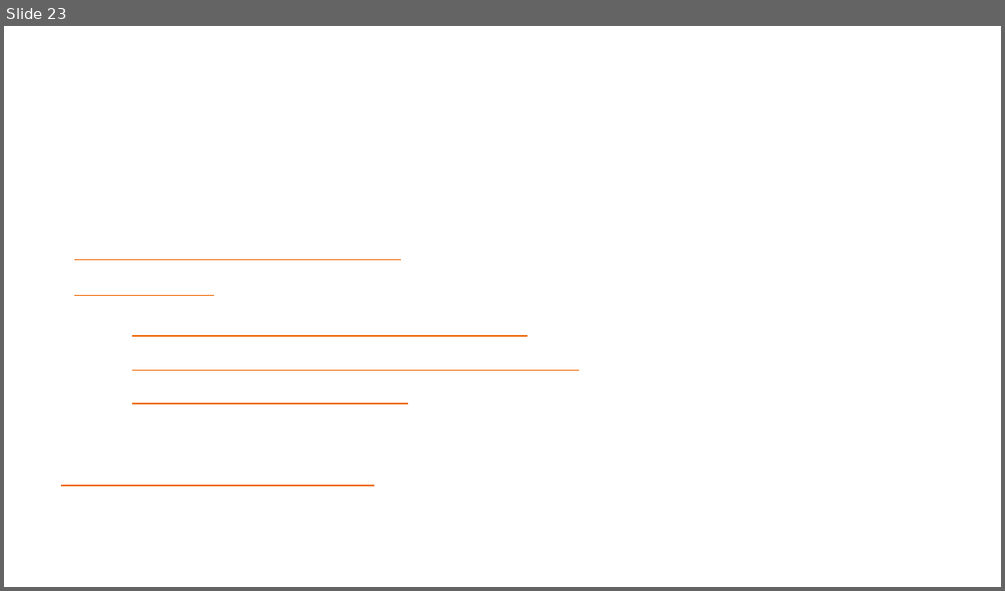
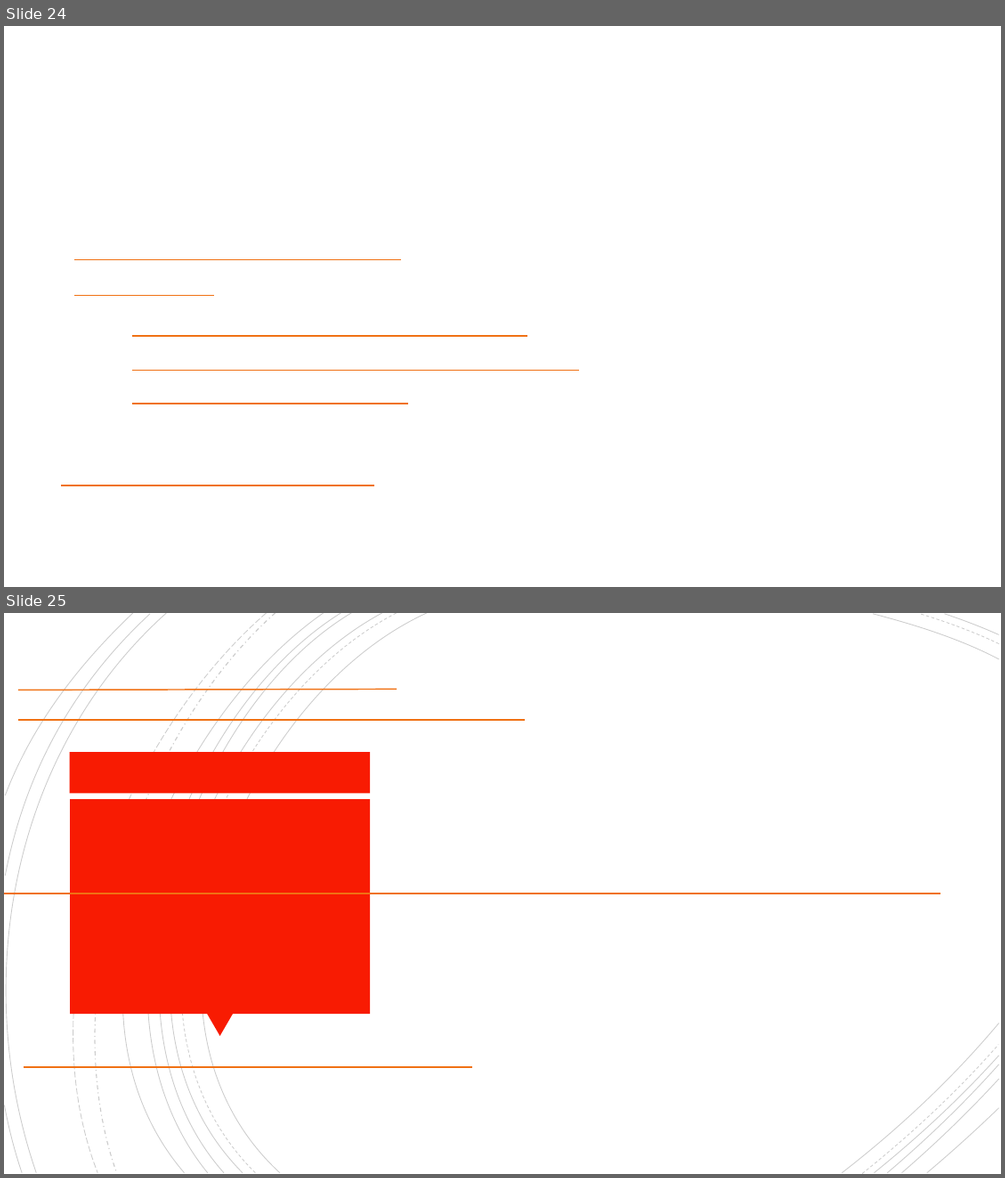
Before and after one commit to letcodesing/project, a slide deck: 개인1/발표용 파일/발표용.pptx. Shown one above the other, each under a label of ours: slide 23 before the commit, slides 24 and 25 after it. The pictures are 1005x591 and 1005x1178 pixels, drawn with LibreOffice and Linux fonts; fonts in the diff are those of the drawing; background and template pictures are left out. Boxes give left, top, right and bottom in pixels: in the first picture for what was removed or moved away, otherwise in the second. Text is boxed around its words. In the diff, an @@ line names an element or a change of style, - is before the commit and + after.

```diff
--- a/개인1/발표용 파일/발표용.pptx
+++ b/개인1/발표용 파일/발표용.pptx
@@ slide 25 added at bbox=[4, 613, 1001, 1174], background picture (left out) @@
@@ group added at bbox=[4, 613, 999, 1174]: 21 freeform shapes @@
@@ line added from (18, 690) to (396, 690), #F17214 1.25 pt @@
@@ line added from (18, 720) to (525, 720), #F17214 1.25 pt @@
@@ rectangle added at bbox=[70, 752, 371, 793], fill #F81B02 @@
@@ rectangle added at bbox=[70, 799, 370, 1013], fill #F81B02 @@
@@ line added from (4, 893) to (941, 893), #F17214 1.25 pt @@
@@ triangle added at bbox=[207, 1013, 233, 1037], fill #F81B02 @@
@@ line added from (24, 1067) to (472, 1067), #F17214 1.25 pt @@
@@ what was slide 23 is now slide 24 @@
```
Also in this commit, not shown: 2 slides changed, 1 other slide added, 2 slides removed, 4 other files.
